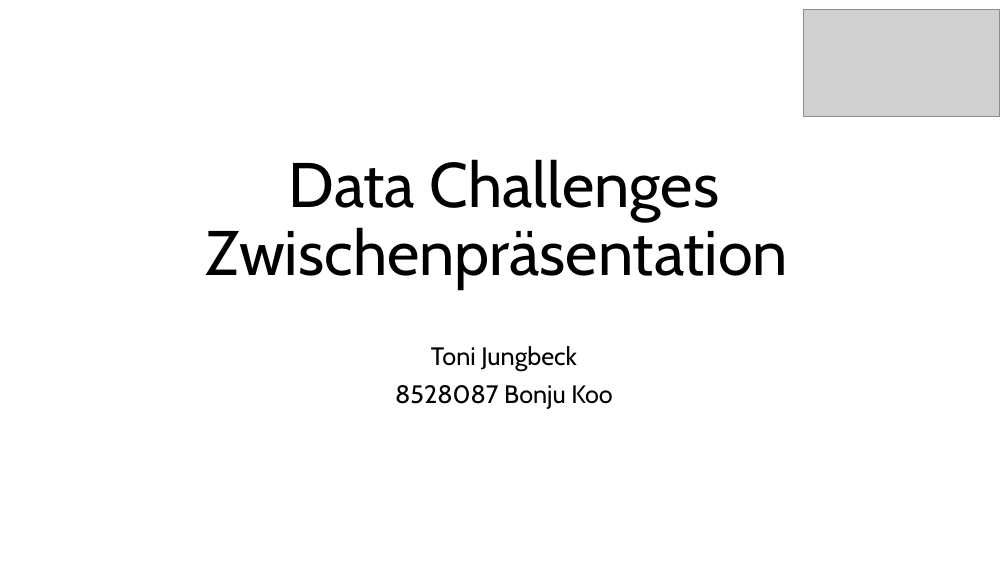
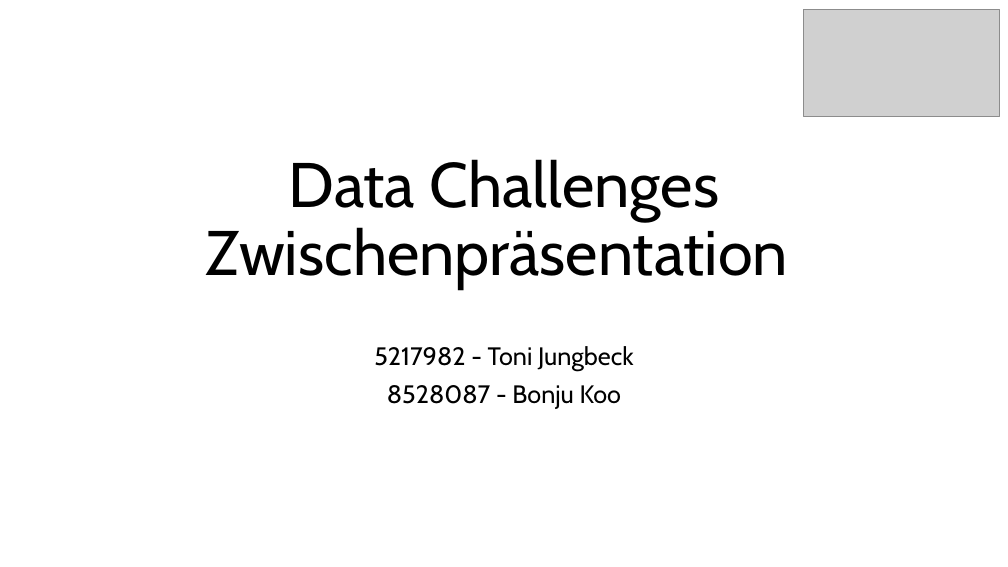
Before and after one commit to tmjung/DataChallenges, a slide deck: slide 1 of Zwischenpraesentation_DC_Bonju.pptx. Drawn at 1008x567 pixels with LibreOffice and Linux fonts; fonts in the diff are those of the drawing; grey boxes stand for pictures. Boxes give left, top, right and bottom in pixels: in the first picture for what was removed or moved away, otherwise in the second. Text is boxed around its words. In the diff, an @@ line names an element or a change of style, - is before the commit and + after.

Commit message:
finale Version von Bonju

```diff
--- a/Zwischenpraesentation_DC_Bonju.pptx
+++ b/Zwischenpraesentation_DC_Bonju.pptx
@@ subtitle at (x1=374, y1=346, x2=634, y2=409): text changed @@
-Toni Jungbeck
-8528087 Bonju Koo
+5217982 - Toni Jungbeck
+8528087 - Bonju Koo
```
Also in this commit, not shown: 1 other slide changed, 1 slide added.
